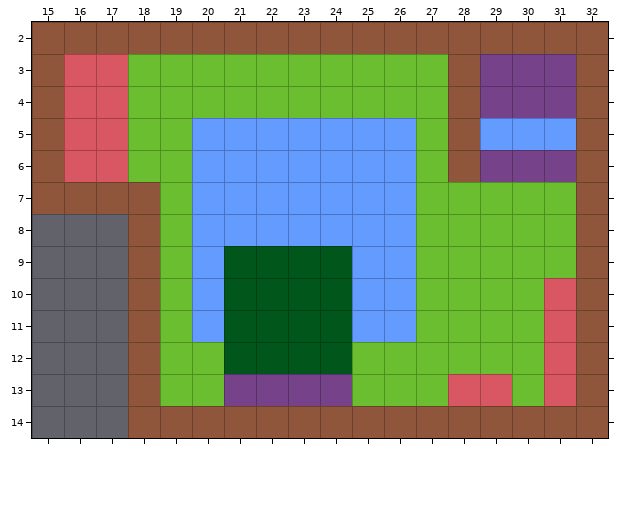
Tiled map, stored at citm_desvj_project_template-L07/Output/Assets/Maps/housefloor.tmx. Above: the version before the commit.
Cells are 32x32 px. Shown: x 15..32, y 2..14.
New version:
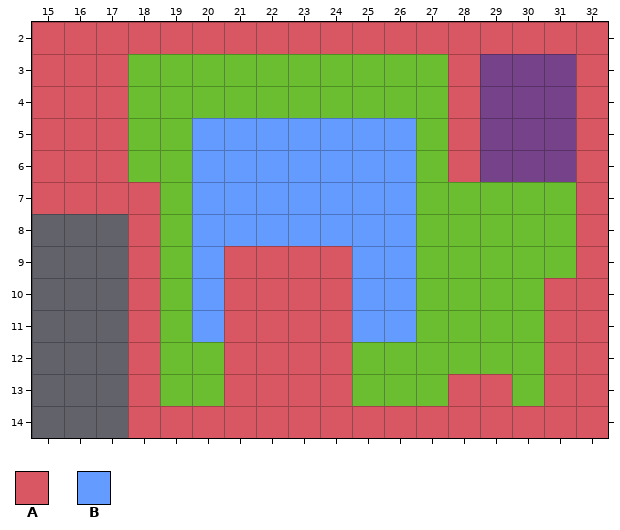
Key: from "Temp_tiles": A 3, B 4.
_ is an empty cell, . an unchanged one.
Tiles of an added or newly shown layer are drawn over the layers below it.
Log entry: Map teleports fully working
Change:
--- layer "Collisions" (now shown)
@@ x 15..32 @@
- 2 __________________
- 3 _............_..._
- 4 _............_..._
- 5 _............_..._
- 6 _............_..._
- 7 ____............._
- 8 ..._............._
- 9 ..._..____......._
-10 ..._..____......._
-11 ..._..____......._
-12 ..._..____......._
-13 ..._..____......._
-14 ..._______________
+ 2 AAAAAAAAAAAAAAAAAA
+ 3 A............A...A
+ 4 A............A...A
+ 5 A............A...A
+ 6 A............A...A
+ 7 AAAA.............A
+ 8 ...A.............A
+ 9 ...A..AAAA.......A
+10 ...A..AAAA.......A
+11 ...A..AAAA.......A
+12 ...A..AAAA.......A
+13 ...A..AAAA.......A
+14 ...AAAAAAAAAAAAAAA
--- layer "Teleport" (removed)
@@ x 29..31 @@
- 5 BBB
+ 5 ___
